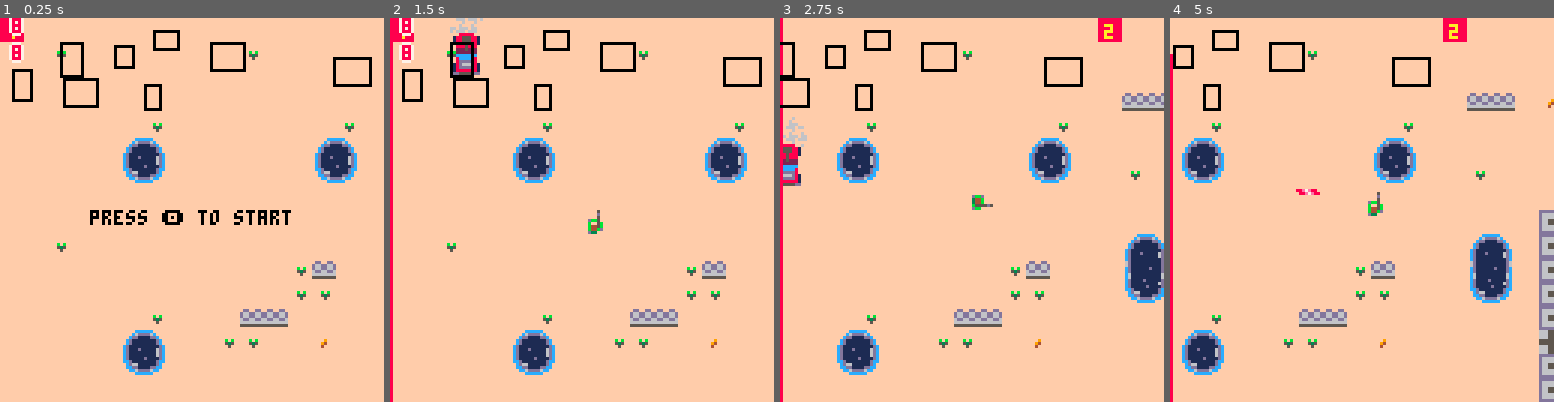
Above: before the commit, frames 1-4 (left to right).
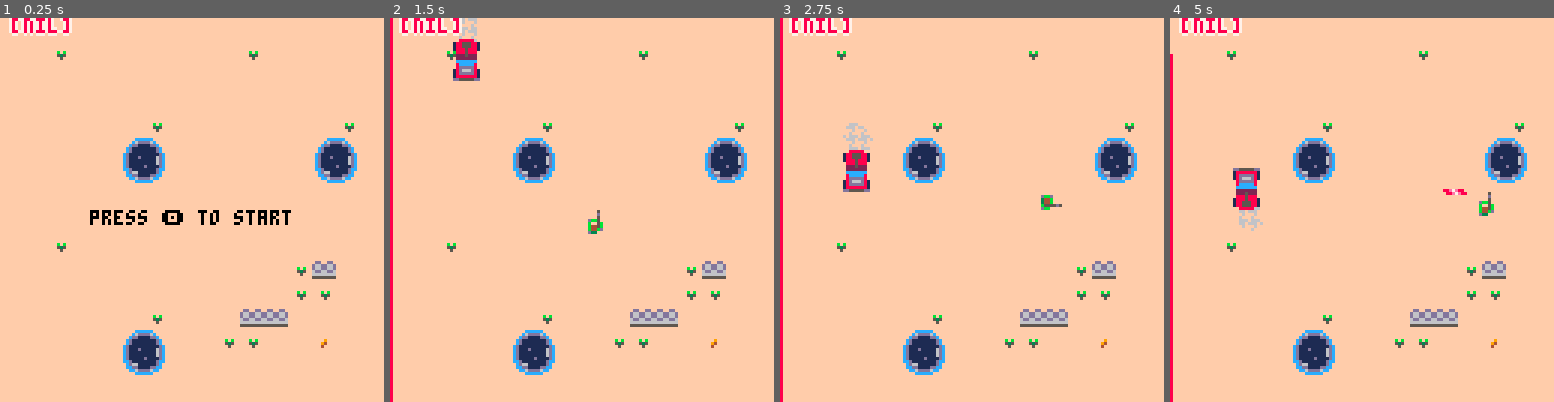
Above: after the commit, the same moments.

Repository: eduszesz/shmup
Game: PICO-8 cartridge topshooter.p8
The game is run twice, just before and just after one commit, with the same random seed, the same clock (stepped at 60 frames per second) and the same inputs.
Inputs:
- Up to frame 1 (0.25 s): no input
- Up to frame 2 (1.5 s): tap X (X key) at 0.33, 1.07 s; tap O (Z key) at 0.7 s
- Up to frame 3 (2.75 s): hold Right 1.6-2.1 s; tap O (Z key) at 1.7, 2.1, 2.5 s; tap X (X key) at 1.85 s; hold Up 2.15-2.42 s; hold Right from 2.47 s (still down)
- Up to frame 4 (5 s): tap O (Z key) every 0.4 s from 2.9 to 4.9 s; tap X (X key) at 2.97, 4.08 s; release Right at 3.03 s; hold Left 3.08-3.58 s; hold Down 3.63-3.97 s; hold Right 4.02-4.68 s; hold Up from 4.73 s (still down)

The runs differ from the first frame. In frame 1, 2.6% of the frame differs, in the area x 0-97%, y 0-25%; in frame 2, 3.0%; in frame 3, 14%; in frame 4, 16%, in the area x 0-100%, y 0-100%.

Commit message:
backto 1 screen

Diff:
--- a/topshooter.p8
+++ b/topshooter.p8
@@ -9,19 +9,14 @@
 	mx=0
 	my=16
 	md=0.06
-	map_w=1024
-	map_h=256
+	map_w=128 --1024
+	map_h=128 --256
 	rooms={}
 	debug={}
 	initialize()
-	for x=0,7 do
-		for y=0,1 do
-			mkmap(x,y,51+x)
-		end
-	end
-	--mkmap(0,0,0)
-	mkmaze()
-	debug[0]=#rooms
+
+	mkmap(0,0,0)
+
 end
 
 function _update()
@@ -790,77 +785,6 @@
 	mset(mx,my,sp)
 end
 
-function mkmaze()
-	local minrooms=6
-	local maxrooms=13
-	local maxw=12
-	local maxh=12
-	local nrooms=flr(rnd(maxrooms-minrooms))+minrooms
-	debug[1]=nrooms
-	--[[
-	for x=0,127 do
-		mset(x,0,28)
-		mset(x,31,28)
-	end
-	for y=0,31 do
-		mset(0,y,28)
-		mset(127,y,28)
-	end]]
-	while #rooms<nrooms do
-		for i=1, nrooms-#rooms do
-			local w=maxw-flr(rnd(8))
-			local h=maxh-flr(rnd(8))
-			local ix=flr(rnd(128-w))
-			local iy=flr(rnd(32-h))
-			local r={x=ix,
-												y=iy,
-												x2=w,
-												y2=h,
-												d=false,
-												box={x1=0,y1=0,x2=w,y2=h}}
-
-			add(rooms,r)
-		end
-		for j=1,#rooms do
-			for i=1,#rooms do
-				if j!=i then
-					if coll(rooms[j],rooms[i]) then
-							rooms[j].d=true
-					end
-				end
-			end
-		end
-		for r in all(rooms) do
-			if r.d then
-				del(rooms,r)
-			end
-		end
-
-	end
-	for r in all(rooms) do
-		local ix=r.x
-		local iy=r.y
-		local w=r.x2
-		local h=r.y2
-
-		for x=0,w do
-				mset(x+ix,iy,28)
-				mset(x+ix,iy+h,28)
-				if x==flr(w/2) then
-					mset(x+ix,iy,29)
-					mset(x+ix,iy+h,29)
-				end
-		end
-		for y=0,h do
-				mset(ix,y+iy,28)
-				mset(ix+w,y+iy,28)
-				if y==flr(h/2) then
-					mset(ix,y+iy,29)
-					mset(ix+w,y+iy,29)
-				end
-		end
-	end
-end
 
 function cam(_x,_y)
 	camx,camy=_x-64,_y-64
@@ -974,14 +898,14 @@
 00000000000000000000000000000000000000000000000000000000000000000000000000000000000000000000000000000000000000000000000000000000
 00000000000000000000000000000000000000000000000000000000000000000000000000000000000000000000000000000000000000000000000000000000
 00000000000000000000000000000000000000000000000000000000000000000000000000000000000000000000000000000000000000000000000000000000
-00000000ff6dd6ffffffffff88888888888888888888888888888888888888888888888888888888888888880000000000000000000000000000000000000000
-ffffffff1dd66dd1fff66fff8888888888888888888888888888888888888888888a888888888888888888880000000000000000000000000000000000000000
-fddffddfd66dd66dff6555ff8888888888aaa88888aaa88888a8a888888aaa88888a888888aaa88888aaa8880000000000000000000000000000000000000000
-d66dd66dfdd66ddff555551f888aa8888888a8888888a88888a8a888888a8888888aaa888888a88888a8a8880000000000000000000000000000000000000000
-d66dd66dd66dd66d455551148888a88888aaa888888aa88888aaa888888aaa88888a8a88888aaa8888aaa8880000000000000000000000000000000000000000
-6dd66dd61dd66dd1445511448888a88888a888888888a8888888a88888888a88888aaa888888a88888a8a8880000000000000000000000000000000000000000
-66666666f166661ff444444f8888a88888aaa88888aaa8888888a888888aaa88888888888888a88888aaa8880000000000000000000000000000000000000000
-55555555ff5555ffffffffff88888888888888888888888888888888888888888888888888888888888888880000000000000000000000000000000000000000
+00000000ff6dd6ffffffffff00000000000000000000000000000000000000000000000000000000000000000000000000000000000000000000000000000000
+ffffffff1dd66dd1fff66fff00000000000000000000000000000000000000000000000000000000000000000000000000000000000000000000000000000000
+fddffddfd66dd66dff6555ff00000000000000000000000000000000000000000000000000000000000000000000000000000000000000000000000000000000
+d66dd66dfdd66ddff555551f00000000000000000000000000000000000000000000000000000000000000000000000000000000000000000000000000000000
+d66dd66dd66dd66d4555511400000000000000000000000000000000000000000000000000000000000000000000000000000000000000000000000000000000
+6dd66dd61dd66dd14455114400000000000000000000000000000000000000000000000000000000000000000000000000000000000000000000000000000000
+66666666f166661ff444444f00000000000000000000000000000000000000000000000000000000000000000000000000000000000000000000000000000000
+55555555ff5555ffffffffff00000000000000000000000000000000000000000000000000000000000000000000000000000000000000000000000000000000
 00000888880000000000000000000000000008088800000060000000000000000000000000000000000000000000000000000000000000000000000000000000
 000188555881000000000000000000000c018000088100000000600d000000000000000000000000000000000000000000000000000000000000000000000000
 000188555881000000000000000000000000005050810c000d60d000000000000000000000000000000000000000000000000000000000000000000000000000
